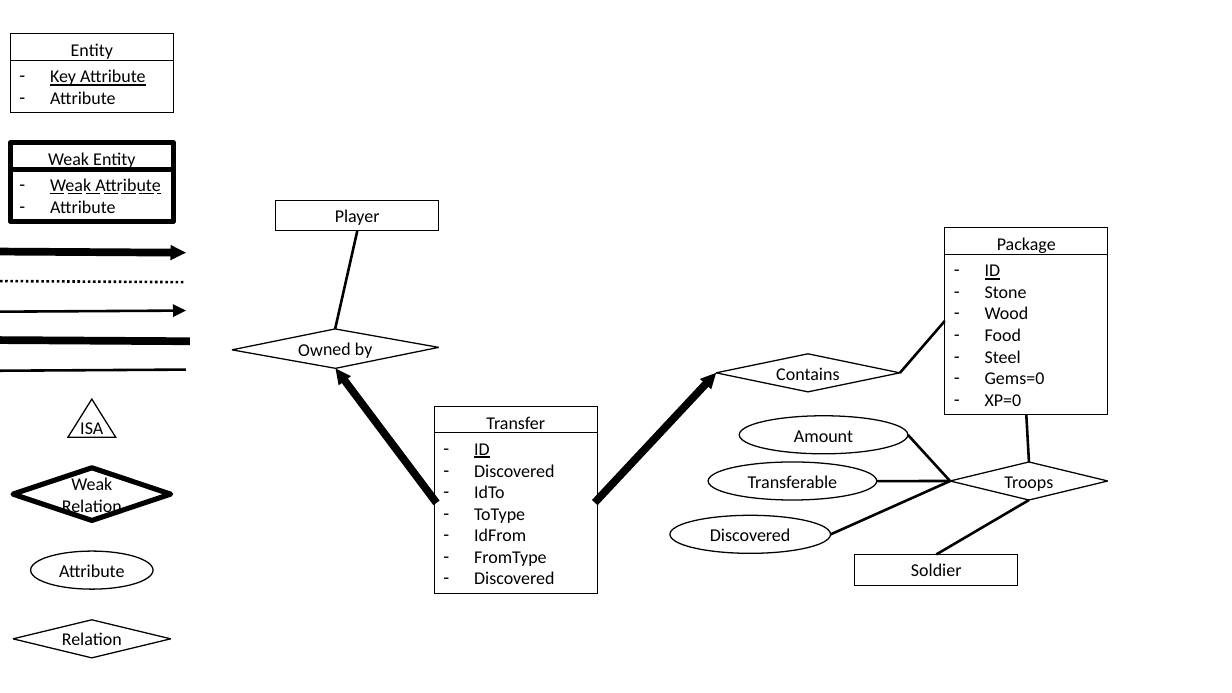
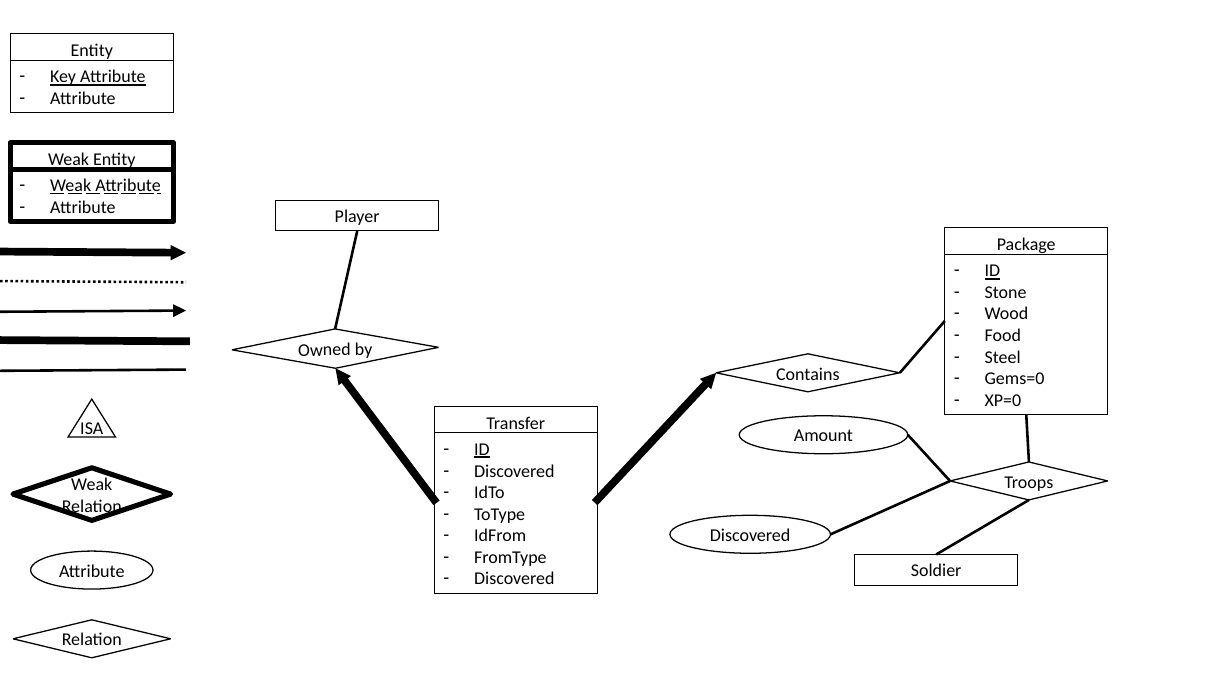
Before and after one commit to JeCheeseSmith/Clash-of-ppdb-s, a slide deck: slide 3 of documentation/database/ER-Diagram.pptx. Drawn at 1232x693 pixels with LibreOffice and Linux fonts; fonts in the diff are those of the drawing; background and template pictures are left out. Boxes give left, top, right and bottom in pixels: in the first picture for what was removed or moved away, otherwise in the second. Text is boxed around its words. In the diff, an @@ line names an element or a change of style, - is before the commit and + after.

```diff
--- a/documentation/database/ER-Diagram.pptx
+++ b/documentation/database/ER-Diagram.pptx
@@ ellipse removed at box(708, 462, 877, 500) @@
-Transferable
@@ line removed from (950, 482) to (877, 482) @@
```
Also in this commit, not shown: 1 other slide changed, 18 other files.
